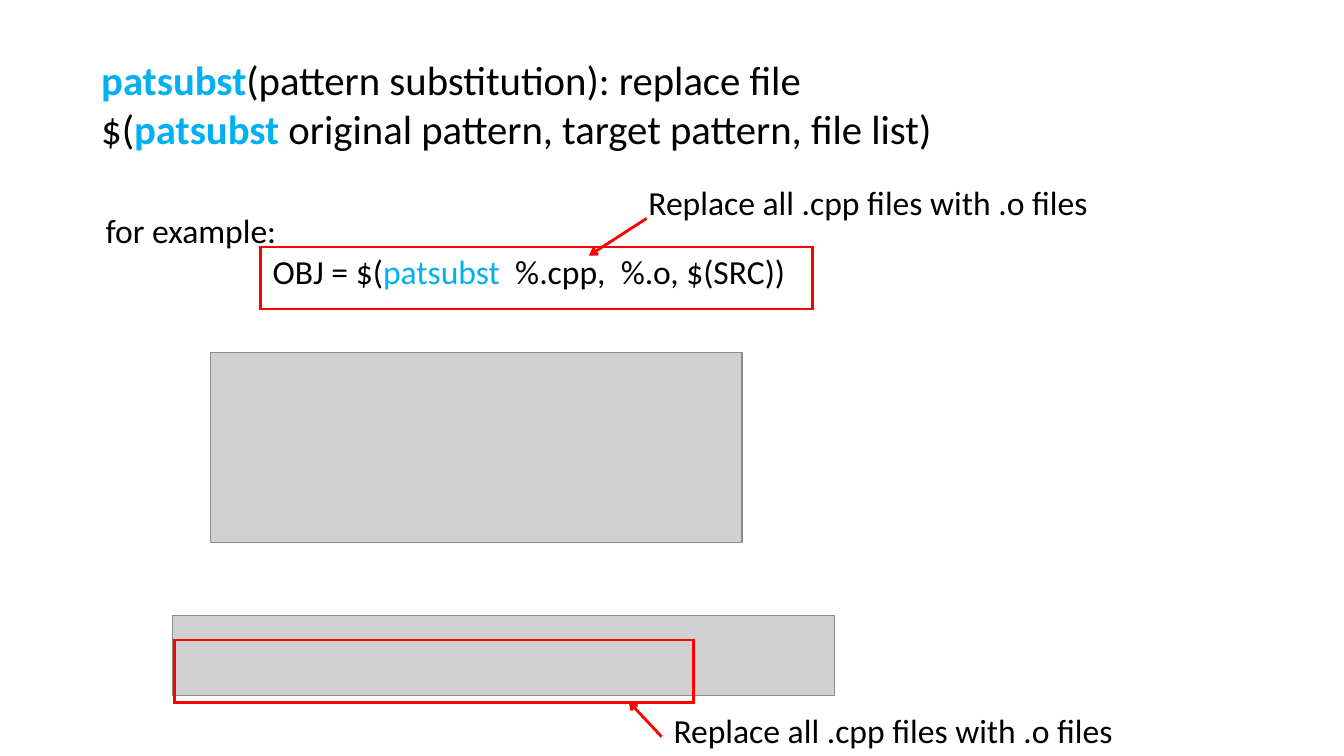
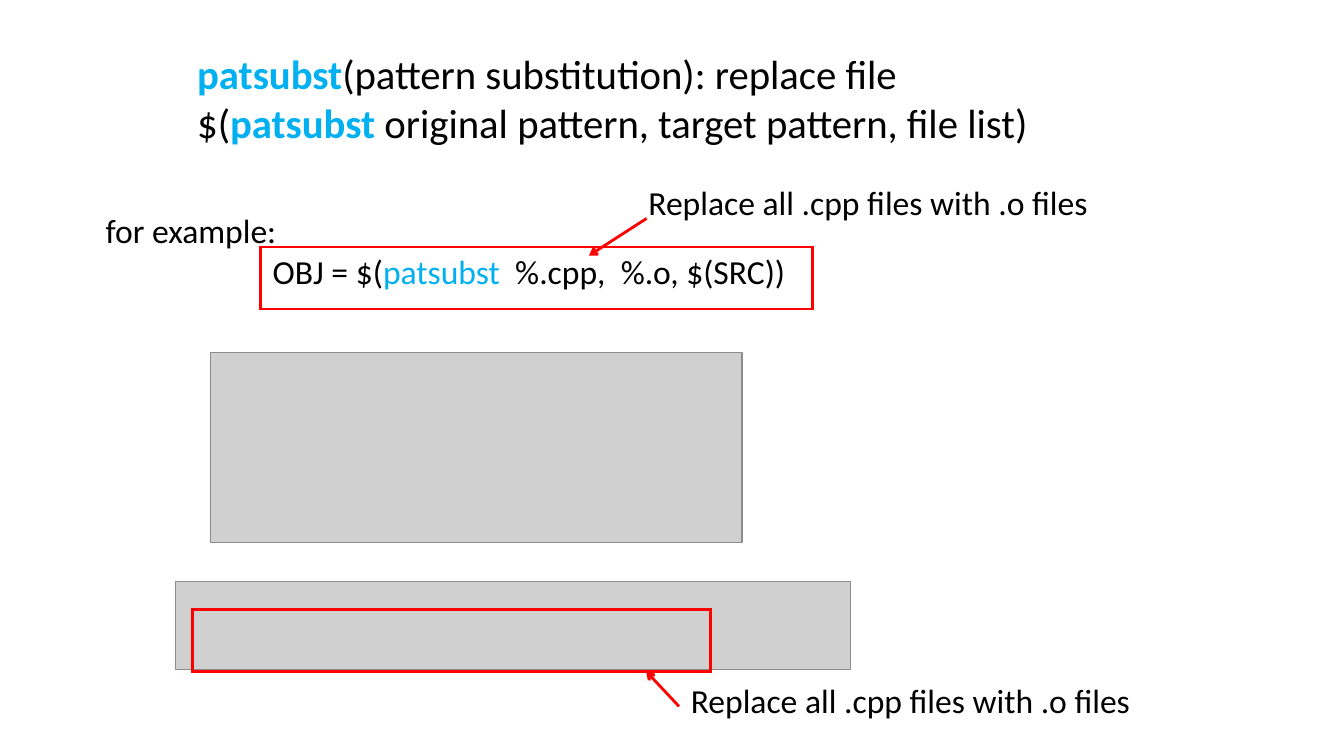
Before and after one commit to ShiqiYu/CPP, a slide deck: slide 13 of week04/Lab04.pptx. Drawn at 1344x756 pixels with LibreOffice and Linux fonts; fonts in the diff are those of the drawing; grey boxes stand for pictures; background and template pictures are left out. Boxes give left, top, right and bottom in pixels: in the first picture for what was removed or moved away, otherwise in the second. Text is boxed around its words. In the diff, an @@ line names an element or a change of style, - is before the commit and + after.

```diff
--- a/week04/Lab04.pptx
+++ b/week04/Lab04.pptx
@@ text "patsubst(pattern substitution): replace file": place and size @@
-text "patsubst(pattern substitution): replace file" at box(101, 65, 931, 151)
+text "patsubst(pattern substitution): replace file" at box(197, 59, 1027, 145)
@@ picture added at box(175, 582, 851, 669) @@
@@ picture removed at box(173, 616, 836, 696) @@
@@ rectangle: place and size @@
-rectangle at box(175, 640, 695, 703)
+rectangle at box(193, 610, 712, 673)
@@ arrow moved from (661, 737) - (629, 702) to (680, 707) - (646, 671) @@
@@ text "Replace all .cpp files with ...": place and size @@
-text "Replace all .cpp files with ..." at box(674, 719, 1112, 749)
+text "Replace all .cpp files with ..." at box(691, 689, 1130, 719)
```
Also in this commit, not shown: 18 other slides changed, 4 slides added, 2 slides removed, 1 other file.
